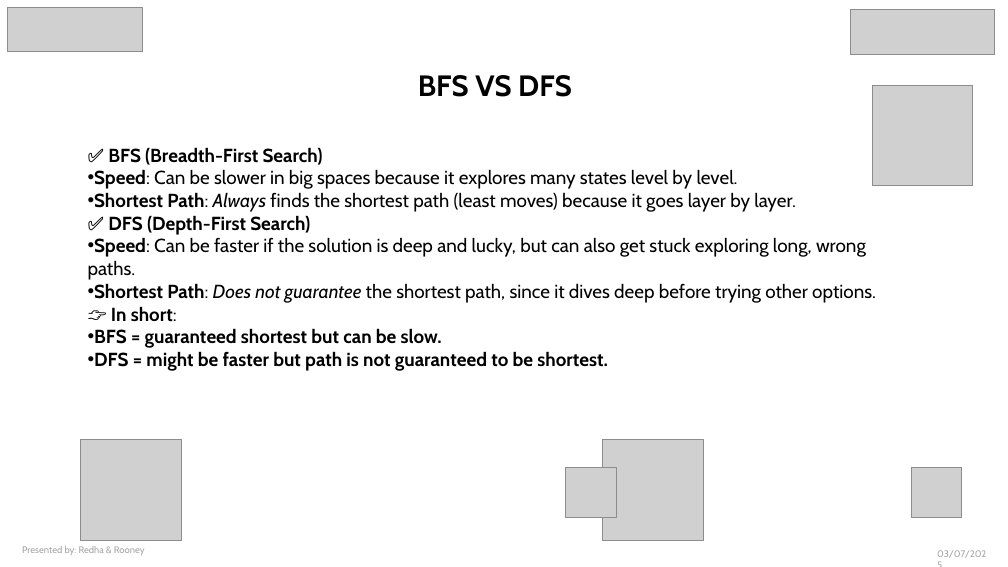
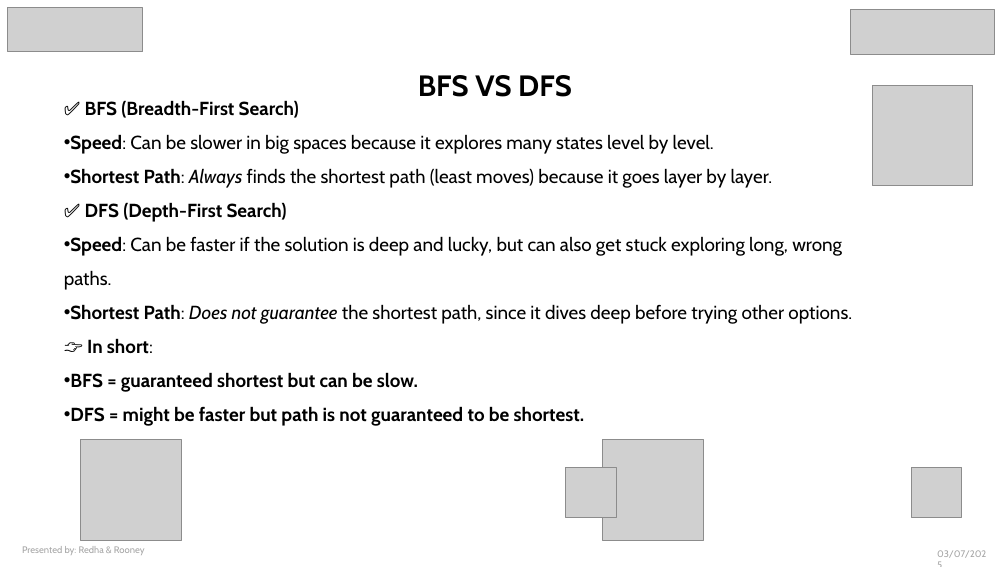
Before and after one commit to RedhaAGGOUN/auto-sokoban, a slide deck: slide 3 of Auto-Sokoban.pptx. Drawn at 1008x567 pixels with LibreOffice and Linux fonts; fonts in the diff are those of the drawing; grey boxes stand for pictures. Boxes give left, top, right and bottom in pixels: in the first picture for what was removed or moved away, otherwise in the second. Text is boxed around its words. In the diff, an @@ line names an element or a change of style, - is before the commit and + after.

```diff
--- a/Auto-Sokoban.pptx
+++ b/Auto-Sokoban.pptx
@@ text "✅ BFS (Breadth-First Search)": place and size @@
-text "✅ BFS (Breadth-First Search)" at [88, 147, 876, 371]
+text "✅ BFS (Breadth-First Search)" at [64, 100, 852, 426]
@@ text "✅ BFS (Breadth-First Search)" at [64, 100, 852, 426]: line spacing 1 to 1.5 @@
```
Also in this commit, not shown: 4 other slides changed, 1 slide removed.
